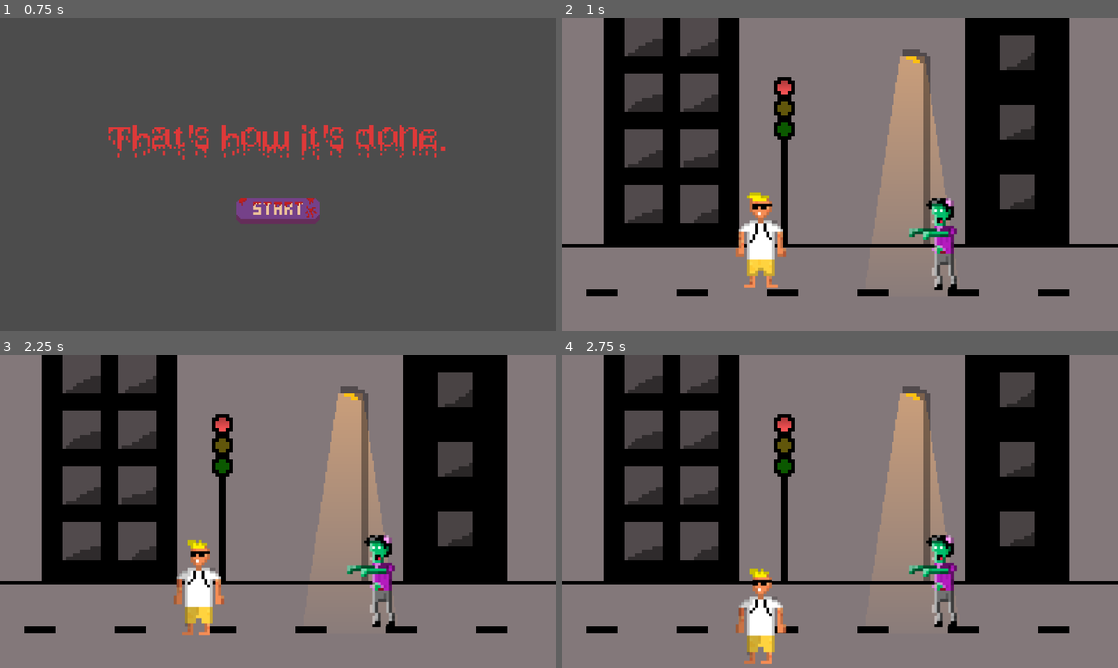
Above: before the commit, frames 1-4 (two rows, left to right).
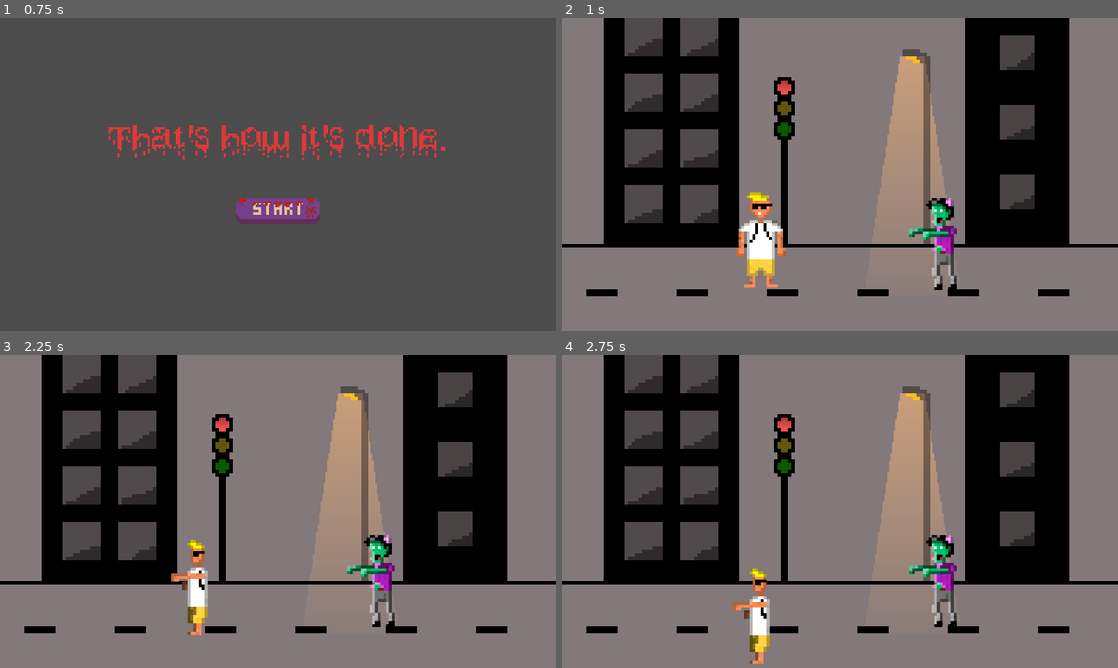
Above: after the commit, the same moments.

Repository: bartlomiejmont/McFunnyStuff
Game: Godot game, scene res://Scenes/Start.tscn
The game is run twice, just before and just after one commit, with the same random seed, the same clock (stepped at 60 frames per second) and the same inputs.
Inputs (mouse positions are in pixels of both pictures, inside the frame that each line leads up to):
- Up to frame 1 (0.75 s): click (278, 212) at 0.5 s
- Up to frame 2 (1 s): no input
- Up to frame 3 (2.25 s): tap Enter at 1.25 s; hold Right (ui_right) 1.28-2.03 s; hold Space 1.28-2.03 s; hold Down (ui_down) from 2.03 s (still down); tap Space at 2.1 s
- Up to frame 4 (2.75 s): keep holding Down (ui_down); tap Space at 2.27, 2.57 s

Frame 1 is identical in both runs. In frame 2, 0.1% of the frame differs, in the area x 31-72%, y 56-87%; in frame 3, 1.3%, in the area x 30-72%, y 58-90%; in frame 4, 1.3%.

Commit message:
fixed punch

Diff:
--- a/Scenes/AnimatedSprite.gd
+++ b/Scenes/AnimatedSprite.gd
@@ -1,15 +1,23 @@
 extends AnimatedSprite
 
+signal punch
+var punching = false
+
 func _on_Player_animate(motion):
-	if Input.is_key_pressed(KEY_SPACE):
-		self.play("punch")
-	elif motion.x > 0:
-		self.flip_h = true
-		self.play("run")
-	elif motion.x < 0:
-		self.flip_h = false
-		self.play("run")
-	elif motion.y != 0:
-		self.play("run")
-	else:
-		self.play("idle")
+	if not punching:
+		if  Input.is_key_pressed(KEY_SPACE):
+			emit_signal("punch")
+			punching = true
+		elif motion.x > 0:
+			self.flip_h = true
+			self.play("run")
+		elif motion.x < 0:
+			self.flip_h = false
+			self.play("run")
+		elif motion.y != 0:
+			self.play("run")
+		else:
+			self.play("idle")
+
+func _on_AnimationPlayer_animation_finished(anim_name):
+	punching = false
--- /dev/null
+++ b/Scenes/AnimationPlayer.gd
@@ -0,0 +1,6 @@
+extends AnimationPlayer
+
+
+
+func _on_AnimatedSprite_punch():
+	play("Punching")
--- a/Scenes/CanvasLayer.gd
+++ b/Scenes/CanvasLayer.gd
@@ -8,4 +8,4 @@
 	pass
 
 func _on_Player_layer(pos):
-	self.layer=pos
+	self.layer=pos+1
--- a/Scenes/Player.tscn
+++ b/Scenes/Player.tscn
@@ -1,14 +1,15 @@
-[gd_scene load_steps=12 format=2]
+[gd_scene load_steps=16 format=2]
 
 [ext_resource path="res://Player.gd" type="Script" id=1]
 [ext_resource path="res://Sprites/Player/AdamFront.png" type="Texture" id=2]
-[ext_resource path="res://Sprites/Player/AdamSide.png" type="Texture" id=3]
-[ext_resource path="res://Sprites/Player/AdamSideL.png" type="Texture" id=4]
-[ext_resource path="res://Sprites/Player/AdamSideR.png" type="Texture" id=5]
-[ext_resource path="res://Sprites/Player/AdamPunch.png" type="Texture" id=6]
+[ext_resource path="res://Sprites/Player/AdamPunch.png" type="Texture" id=3]
+[ext_resource path="res://Sprites/Player/AdamSide.png" type="Texture" id=4]
+[ext_resource path="res://Sprites/Player/AdamSideL.png" type="Texture" id=5]
+[ext_resource path="res://Sprites/Player/AdamSideR.png" type="Texture" id=6]
 [ext_resource path="res://Scenes/AnimatedSprite.gd" type="Script" id=7]
 [ext_resource path="res://Sound/chodzenie1.wav" type="AudioStream" id=8]
 [ext_resource path="res://Scenes/AudioStreamPlayer.gd" type="Script" id=9]
+[ext_resource path="res://Scenes/AnimationPlayer.gd" type="Script" id=10]
 
 [sub_resource type="SpriteFrames" id=1]
 animations = [ {
@@ -17,20 +18,42 @@
 "name": "idle",
 "speed": 5.0
 }, {
-"frames": [ ExtResource( 3 ), ExtResource( 4 ), ExtResource( 3 ), ExtResource( 5 ) ],
+"frames": [ ExtResource( 3 ) ],
+"loop": true,
+"name": "punch",
+"speed": 5.0
+}, {
+"frames": [ ExtResource( 4 ), ExtResource( 5 ), ExtResource( 4 ), ExtResource( 6 ) ],
 "loop": true,
 "name": "run",
 "speed": 12.0
-}, {
-"frames": [ ExtResource( 6 ) ],
-"loop": true,
-"name": "punch",
-"speed": 5.0
 } ]
 
 [sub_resource type="CapsuleShape2D" id=2]
 radius = 51.1577
 height = 116.702
+
+[sub_resource type="Animation" id=3]
+resource_name = "Punching"
+length = 0.2
+tracks/0/type = "value"
+tracks/0/path = NodePath("AnimatedSprite:animation")
+tracks/0/interp = 1
+tracks/0/loop_wrap = true
+tracks/0/imported = false
+tracks/0/enabled = true
+tracks/0/keys = {
+"times": PoolRealArray( 0, 0.2 ),
+"transitions": PoolRealArray( 1, 1 ),
+"update": 0,
+"values": [ "punch", "punch" ]
+}
+
+[sub_resource type="Animation" id=4]
+resource_name = "WalkingL"
+
+[sub_resource type="Animation" id=5]
+resource_name = "WalkingR"
 
 [node name="Player" type="KinematicBody2D"]
 position = Vector2( 465.609, 251.929 )
@@ -41,8 +64,7 @@
 
 [node name="AnimatedSprite" type="AnimatedSprite" parent="."]
 frames = SubResource( 1 )
-animation = "run"
-frame = 1
+animation = "punch"
 script = ExtResource( 7 )
 
 [node name="CollisionShape2D" type="CollisionShape2D" parent="."]
@@ -59,5 +81,13 @@
 cast_to = Vector2( 0, 80 )
 collision_mask = 2
 
+[node name="AnimationPlayer" type="AnimationPlayer" parent="."]
+anims/Punching = SubResource( 3 )
+anims/WalkingL = SubResource( 4 )
+anims/WalkingR = SubResource( 5 )
+script = ExtResource( 10 )
+
 [connection signal="animate" from="." to="AudioStreamPlayer" method="_on_Player_animate"]
 [connection signal="animate" from="." to="AnimatedSprite" method="_on_Player_animate"]
+[connection signal="punch" from="AnimatedSprite" to="AnimationPlayer" method="_on_AnimatedSprite_punch"]
+[connection signal="animation_finished" from="AnimationPlayer" to="AnimatedSprite" method="_on_AnimationPlayer_animation_finished"]
--- a/project.godot
+++ b/project.godot
@@ -35,4 +35,5 @@
 
 [rendering]
 
+quality/2d/use_pixel_snap=true
 environment/default_environment="res://default_env.tres"
